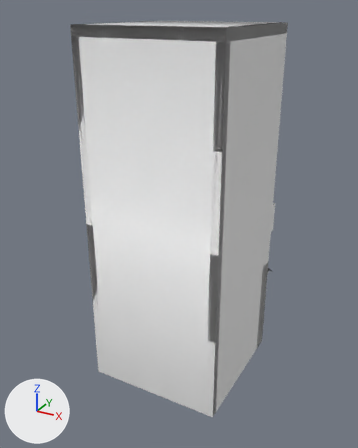
One commit to the OBJ model Assets/TramChanh/Art/Models/Environment/SM_Shopfront_A.obj: the scene before it, then after it.
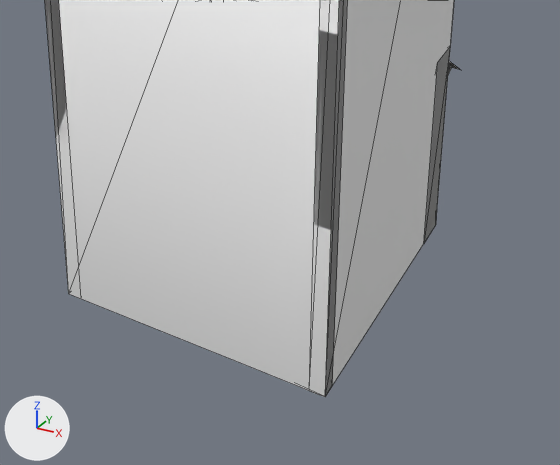
The first picture shows the older version from a 50 mm lens placed at (7.09, -15.51, 11.95), pointed at (-0.31, -2.07, 5.22). The close-ups show the older and then the newer version on the part from 19% to 89% of the width and 54% to 100% of the height of that picture. Only the edits that show in the close-ups are written down. The axes (+X, +Y, +Z) are drawn at lower left. The lights are the same throughout. The close-ups show mesh edges as thin lines. Where no turn or scale is listed for an object, it has been applied to the vertices. Vertices at exactly the same position are counted once.

Names of what the first close-up shows: 'SM_Shopfront_A'.
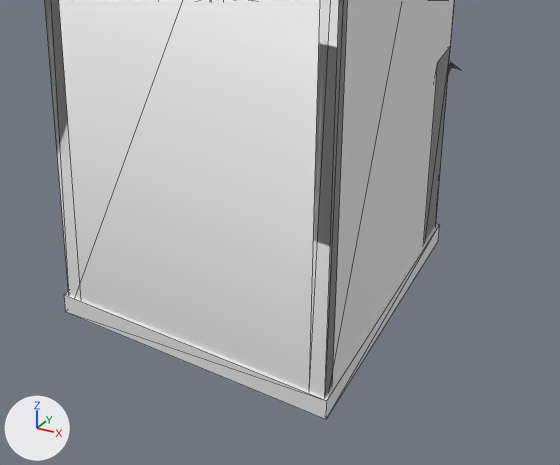
Location of each change, [x1, y1, x2, y2] in pixels of the close-ups (560 x 465 px; the box of a moved part takes in the faces that stretch with it):
'SM_Shopfront_A', reshaped
    before: [45, 0, 461, 397]
    after: [45, 0, 461, 419]
part 1 of me_sm_shopfront_a, added
    after: [64, 223, 440, 419]
part 2 of me_sm_shopfront_a, moved or reshaped
    both: [50, 0, 452, 397]

The change, as a list of edits to the scene's bpy script:
```text
Change me_sm_shopfront_a:
    used by ob_sm_shopfront_a; location = (0.0, 0.0, 0.0)
    verts and faces of me_sm_shopfront_a; kept vertices keep their numbers, new ones are numbered from 218
    before: 0 (-2.25, 0.0, 0.0), 1 (-2.25, -4.5, 0.0) at pixel (68, 293), 4 (-2.0, 0.0, 0.0), 5 (-2.0, -4.5, 0.0) at pixel (81, 298), 8 (2.0, 0.0, 0.0)
    before: 9 (2.0, -4.5, 0.0) at pixel (309, 390), 12 (2.25, 0.0, 0.0) at pixel (435, 224), 13 (2.25, -4.5, 0.0) at pixel (325, 396), 16 (-2.25, -4.25, 0.0), 18 (2.25, -4.25, 0.0) at pixel (332, 385)
    before: 26 (-1.95, -0.6, 0.0), 27 (1.95, -0.6, 0.0), 30 (-2.25, -0.6, 0.0), 32 (-1.95, 0.0, 0.0), 34 (1.95, 0.0, 0.0)
    before: 36 (2.25, -0.6, 0.0) at pixel (423, 244)
    remove me_sm_shopfront_a.from_pydata(...)  # 218 vertices, 282 faces; spans x -2.25..2.25, y -4.5..1.11, z 0.0..11.5
    add me_sm_shopfront_a.from_pydata(...)  # 226 vertices, 294 faces; spans x -2.3..2.3, y -4.55..1.11, z -0.35..11.5
    me_sm_shopfront_a part 1: a new loose piece, a box spanning x -2.3..2.3, y -4.55..0.05, z -0.35..0.0
    me_sm_shopfront_a part 2
    add for i in [0, 1, 4, 5, 8, 9, 12, 13, 16, 18, 26, 27, 30, 32, 34, 36]: verts[i] += (0.0, 0.0, -0.35)
```
